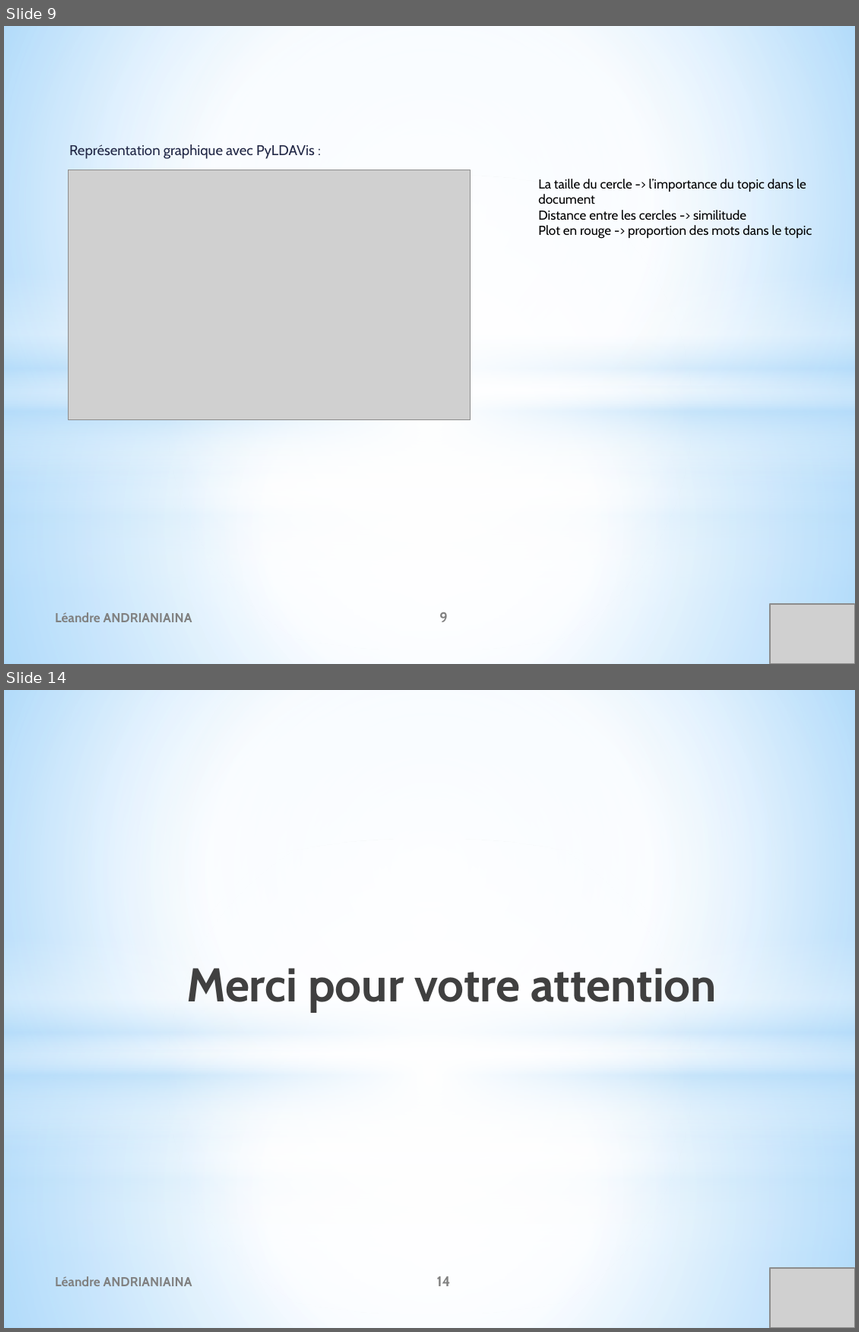
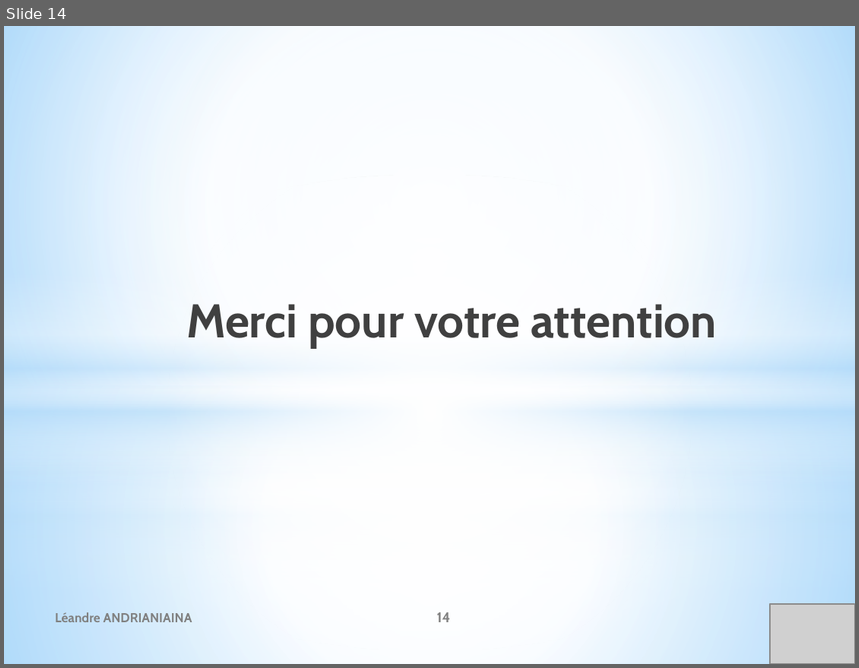
Before and after one commit to leandre12/houseprice, a slide deck: documents/P8_Presentationprojet.pptx. Shown one above the other, each under a label of ours: slides 9 and 14 before the commit, slide 14 after it; the slides between them are not shown. The pictures are 859x1332 and 859x668 pixels, drawn with LibreOffice and Linux fonts; fonts in the diff are those of the drawing; grey boxes stand for pictures. Boxes give left, top, right and bottom in pixels: in the first picture for what was removed or moved away, otherwise in the second. Text is boxed around its words. In the diff, an @@ line names an element or a change of style, - is before the commit and + after.

```diff
--- a/documents/P8_Presentationprojet.pptx
+++ b/documents/P8_Presentationprojet.pptx
@@ slide 9 removed at <box>4,26,855,664</box>, background gradient #9ED5FF to #FFFFFF to #5BB9FF; not listed: 8 template elements that a slide beside it also shows @@
@@ text removed at <box>69,145,315,159</box> @@
-Représentation graphique avec PyLDAVis :
@@ picture removed at <box>69,170,471,420</box> @@
@@ text removed at <box>538,179,812,239</box> @@
-La taille du cercle -> l’importance du topic dans le document
-Distance entre les cercles -> similitude
-Plot en rouge -> proportion des mots dans le topic
@@ text removed at <box>55,613,192,623</box> @@
-Léandre ANDRIANIAINA
@@ page number removed at <box>439,613,448,623</box> @@
-9
@@ picture removed at <box>770,604,855,664</box> @@
```
Also in this commit, not shown: 7 slides changed, 6 slides added, 5 other slides removed, 9 other files.
